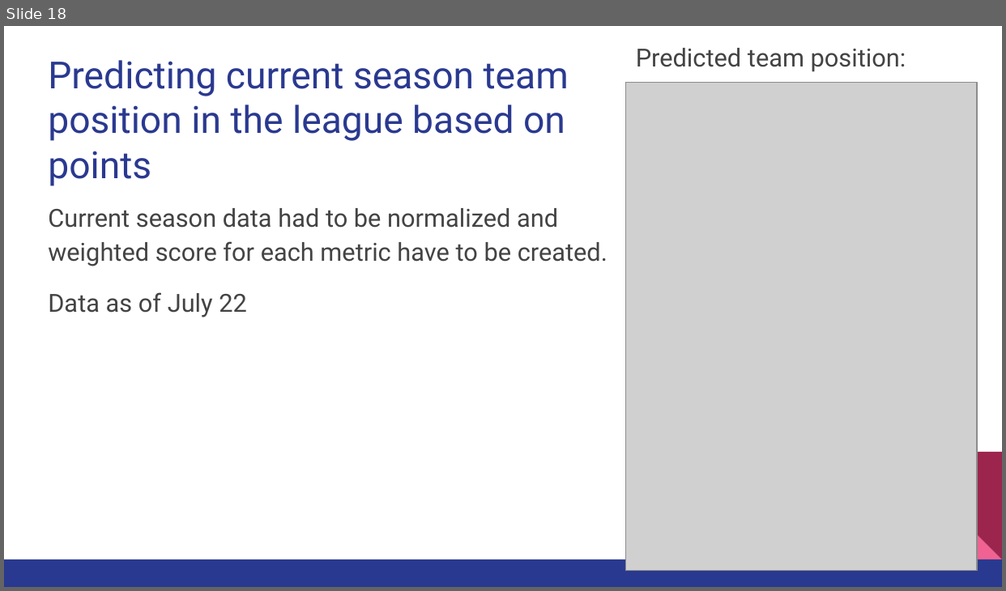
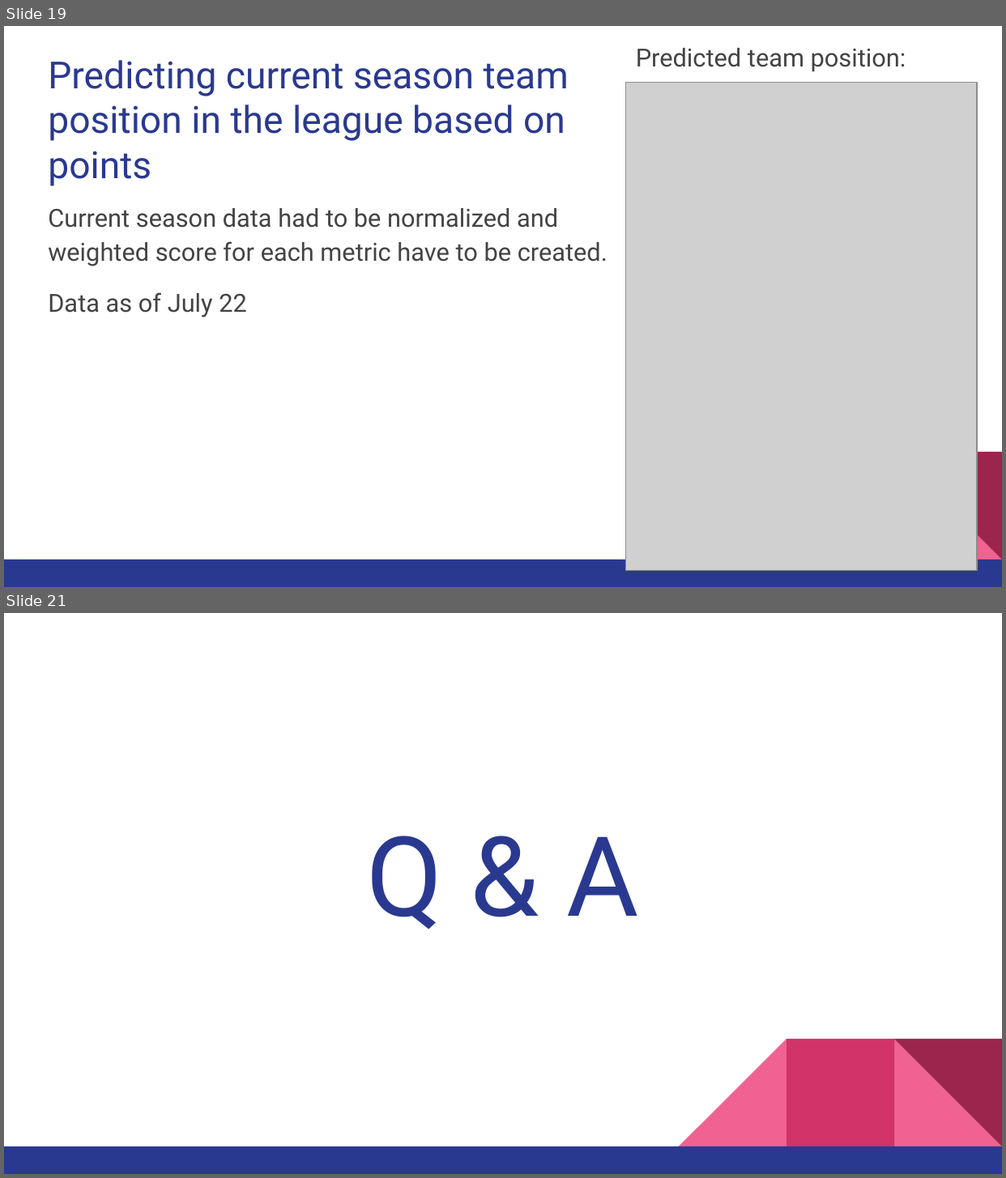
Before and after one commit to Tobin786/Major-league-Soccer-Analytics, a slide deck: MLS.pptx. Shown one above the other, each under a label of ours: slide 18 before the commit, slides 19 and 21 after it; the slides between them are not shown. The pictures are 1006x591 and 1006x1178 pixels, drawn with LibreOffice and Linux fonts; fonts in the diff are those of the drawing; grey boxes stand for pictures. Boxes give left, top, right and bottom in pixels: in the first picture for what was removed or moved away, otherwise in the second. Text is boxed around its words. In the diff, an @@ line names an element or a change of style, - is before the commit and + after.

```diff
--- a/MLS.pptx
+++ b/MLS.pptx
@@ slide 21 added at [4,613,1002,1174], background #FFFFFF; not listed: 3 template elements that a slide beside it also shows @@
@@ title added at [367,836,639,930], 80 pt, text #2A3990 @@
+Q & A
@@ right triangle added at [679,1039,786,1147], fill #F06292 @@
@@ rectangle added at [786,1039,894,1147], fill #D23369 @@
@@ what was slide 18 is now slide 19 @@
```
Also in this commit, not shown: 6 slides changed, 1 other slide added, 1 other file.
